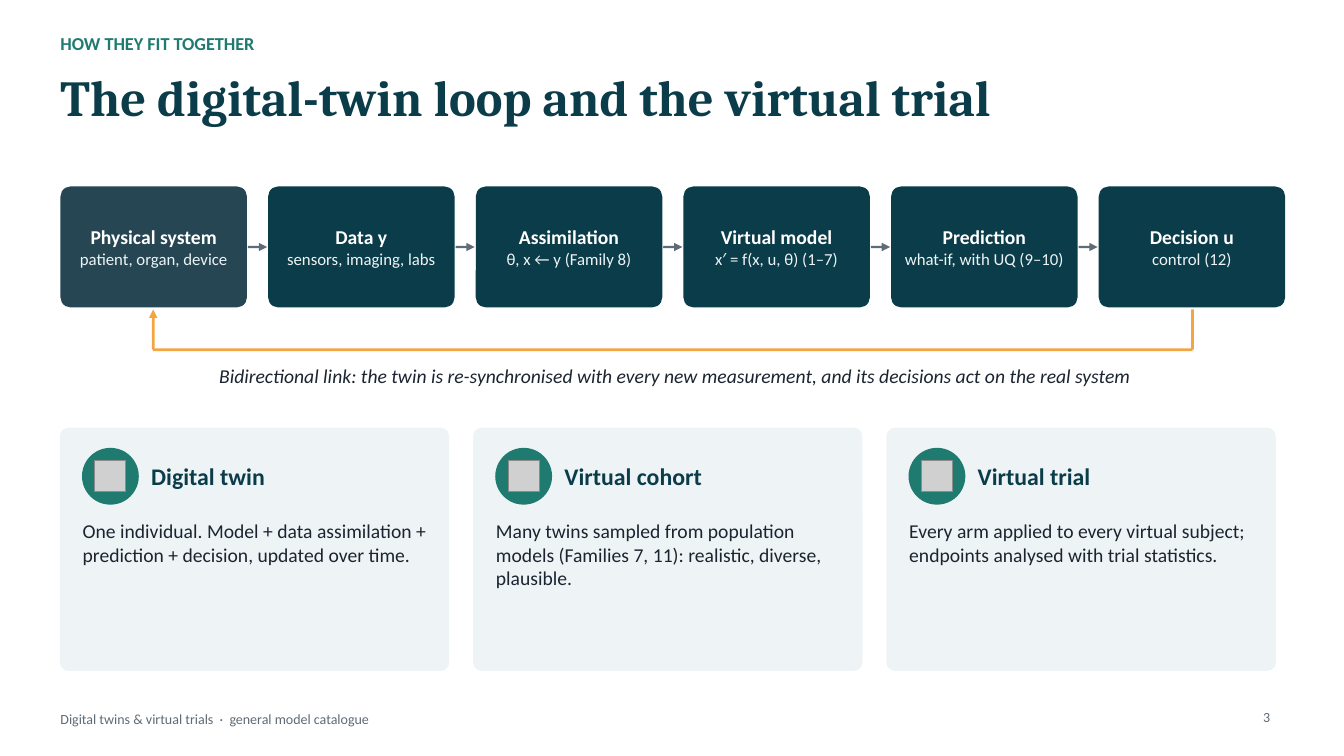
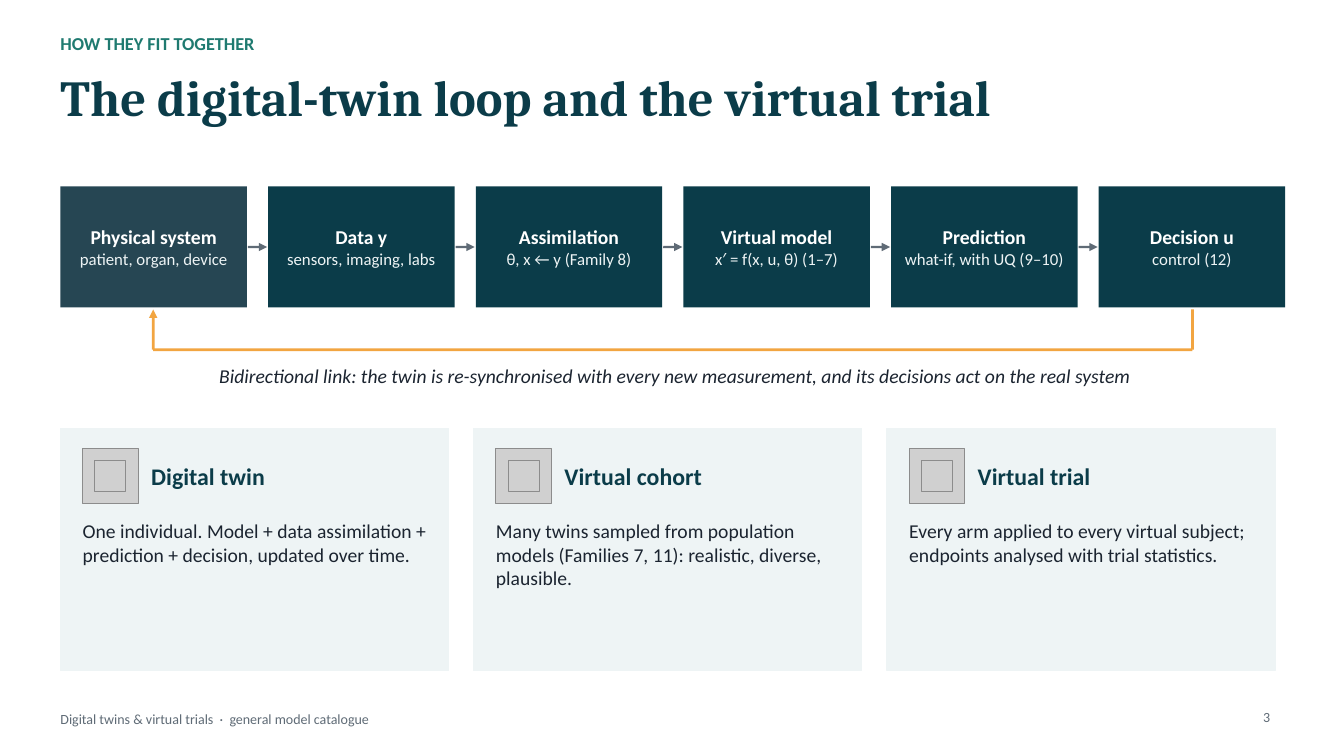
Before and after one commit to habdollahin/habdollahin, a slide deck: slide 3 of talks/DT_General_Mathematical_Models.pptx. Drawn at 1344x756 pixels with LibreOffice and Linux fonts; fonts in the diff are those of the drawing; grey boxes stand for pictures. Boxes give left, top, right and bottom in pixels: in the first picture for what was removed or moved away, otherwise in the second. Text is boxed around its words. In the diff, an @@ line names an element or a change of style, - is before the commit and + after.

```diff
--- a/talks/DT_General_Mathematical_Models.pptx
+++ b/talks/DT_General_Mathematical_Models.pptx
@@ ellipse removed at (83,449,138,504) @@
@@ picture added at (83,449,138,504) @@
@@ ellipse removed at (496,449,552,504) @@
@@ picture added at (496,449,552,504) @@
@@ rounded rectangle to rectangle in 9 elements at (60,187,247,308), (268,187,455,308), (476,187,662,308), (684,187,870,308), (891,187,1078,308), (1099,187,1286,308), (60,429,449,670), (474,429,862,670), (887,429,1275,670) @@
@@ ellipse removed at (909,449,965,504) @@
@@ picture added at (909,449,965,504) @@
```
Also in this commit, not shown: 23 other slides changed, 5 other files.
